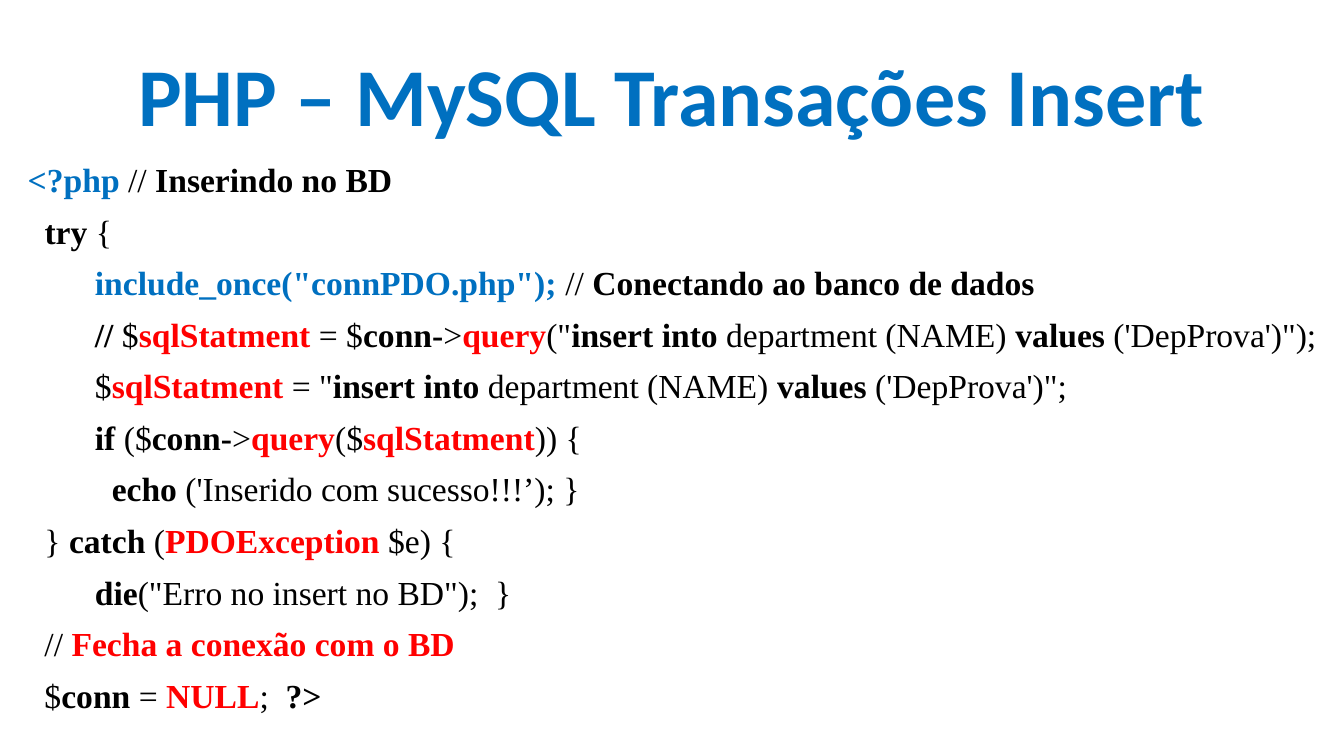
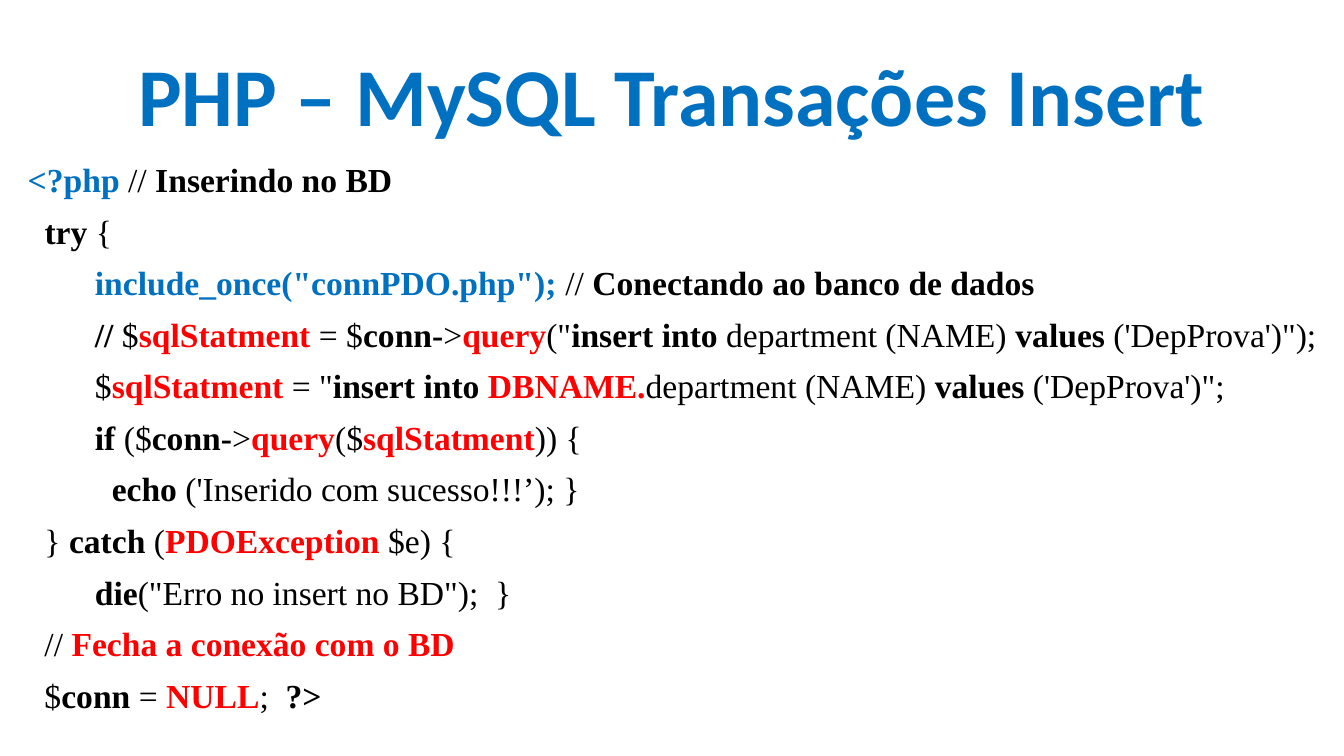
Before and after one commit to CloudEducationBrazil/WydenDesenvolvimentoWebPHP, a slide deck: slide 62 of 01 Classes/Aula 12 e 13 Desenvolvimento Web PHP - PHP.pptx. Drawn at 1344x756 pixels with LibreOffice and Linux fonts; fonts in the diff are those of the drawing; background and template pictures are left out. Boxes give left, top, right and bottom in pixels: in the first picture for what was removed or moved away, otherwise in the second. Text is boxed around its words. In the diff, an @@ line names an element or a change of style, - is before the commit and + after.

```diff
--- a/01 Classes/Aula 12 e 13 Desenvolvimento Web PHP - PHP.pptx
+++ b/01 Classes/Aula 12 e 13 Desenvolvimento Web PHP - PHP.pptx
@@ text at (95,373,1225,405): text changed; bold on @@
-$sqlStatment = "insert into department (NAME) values ('DepProva')";
+$sqlStatment = "insert into DBNAME.department (NAME) values ('DepProva')";
```
Also in this commit, not shown: 2 other slides changed.
